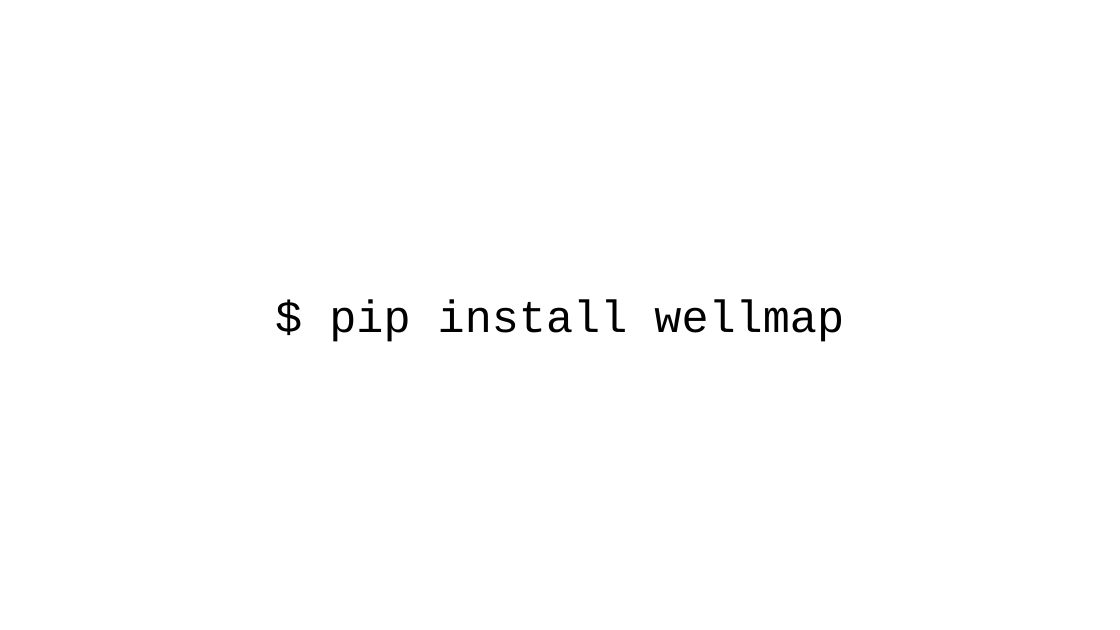
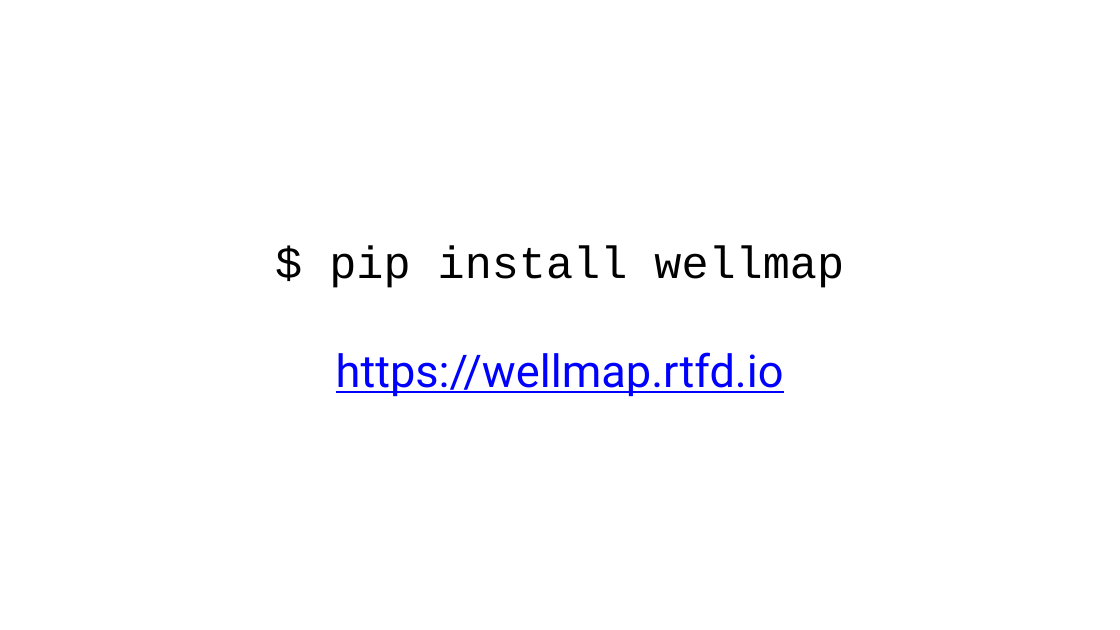
Before and after one commit to kalekundert/wellmap, a slide deck: slide 9 of docs/slides/wellmap_pitch.odp. Drawn at 1120x630 pixels with LibreOffice and Linux fonts; fonts in the diff are those of the drawing. Boxes give left, top, right and bottom in pixels: in the first picture for what was removed or moved away, otherwise in the second. Text is boxed around its words. In the diff, an @@ line names an element or a change of style, - is before the commit and + after.

```diff
--- a/docs/slides/wellmap_pitch.odp
+++ b/docs/slides/wellmap_pitch.odp
@@ text at (336, 352, 784, 397): paragraph added @@
+https://wellmap.rtfd.io
```
Also in this commit, not shown: 1 other slide changed, 15 other files.
